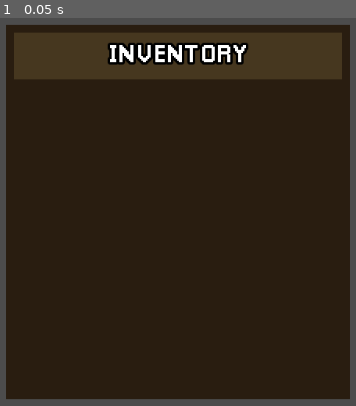
Above: before the commit, frame 1.
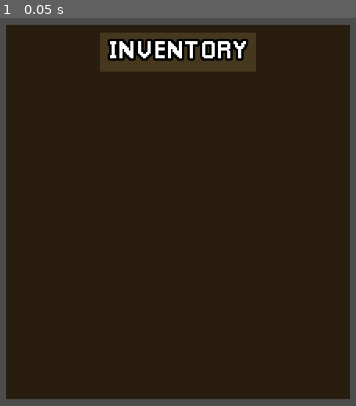
Above: after the commit, the same moment.

Repository: TopDownSurvival-Dev-Team/TopDownSurvival
Game: Godot game, scene res://src/scenes/ui_scenes/Inventory.tscn
The game is run twice, just before and just after one commit, with the same random seed, the same clock (stepped at 60 frames per second) and the same inputs. This scene is started directly instead of the project's main scene.
Inputs:
- Up to frame 1 (0.05 s): no input

The runs differ from the first frame. In frame 1, 8.0% of the frame differs, in the area x 3-97%, y 3-16%.

Commit message:
inv title bg

Diff:
--- a/Top Down Survival/src/scenes/ui_scenes/Inventory.tscn
+++ b/Top Down Survival/src/scenes/ui_scenes/Inventory.tscn
@@ -38,18 +38,25 @@
 
 [node name="Header" type="HBoxContainer" parent="ColorRect/M/V"]
 margin_right = 420.0
-margin_bottom = 60.0
-rect_min_size = Vector2( 0, 60 )
+margin_bottom = 50.0
+rect_min_size = Vector2( 0, 50 )
 
-[node name="ColorRect" type="ColorRect" parent="ColorRect/M/V/Header"]
-margin_right = 420.0
-margin_bottom = 60.0
+[node name="Control" type="Control" parent="ColorRect/M/V/Header"]
+margin_right = 106.0
+margin_bottom = 50.0
 size_flags_horizontal = 3
+
+[node name="Background" type="ColorRect" parent="ColorRect/M/V/Header"]
+margin_left = 110.0
+margin_right = 310.0
+margin_bottom = 50.0
+rect_min_size = Vector2( 200, 50 )
 color = Color( 0.278431, 0.219608, 0.12549, 1 )
 
-[node name="Label" type="Label" parent="ColorRect/M/V/Header/ColorRect"]
+[node name="Label" type="Label" parent="ColorRect/M/V/Header/Background"]
 anchor_right = 1.0
 anchor_bottom = 1.0
+grow_horizontal = 2
 custom_fonts/font = ExtResource( 1 )
 text = "Inventory"
 align = 1
@@ -59,14 +66,20 @@
 "_edit_use_anchors_": false
 }
 
+[node name="Control2" type="Control" parent="ColorRect/M/V/Header"]
+margin_left = 314.0
+margin_right = 420.0
+margin_bottom = 50.0
+size_flags_horizontal = 3
+
 [node name="ScrollContainer" type="ScrollContainer" parent="ColorRect/M/V"]
-margin_top = 64.0
+margin_top = 54.0
 margin_right = 420.0
 margin_bottom = 460.0
 size_flags_vertical = 3
 
 [node name="GridContainer" type="GridContainer" parent="ColorRect/M/V/ScrollContainer"]
 margin_right = 420.0
-margin_bottom = 396.0
+margin_bottom = 406.0
 size_flags_horizontal = 3
 size_flags_vertical = 3
